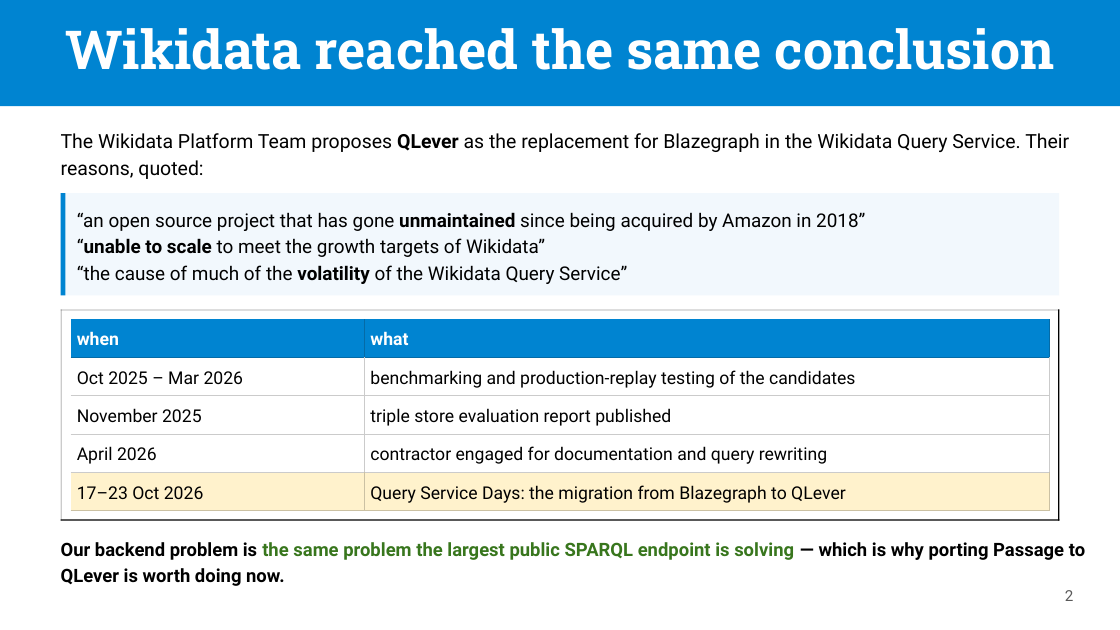
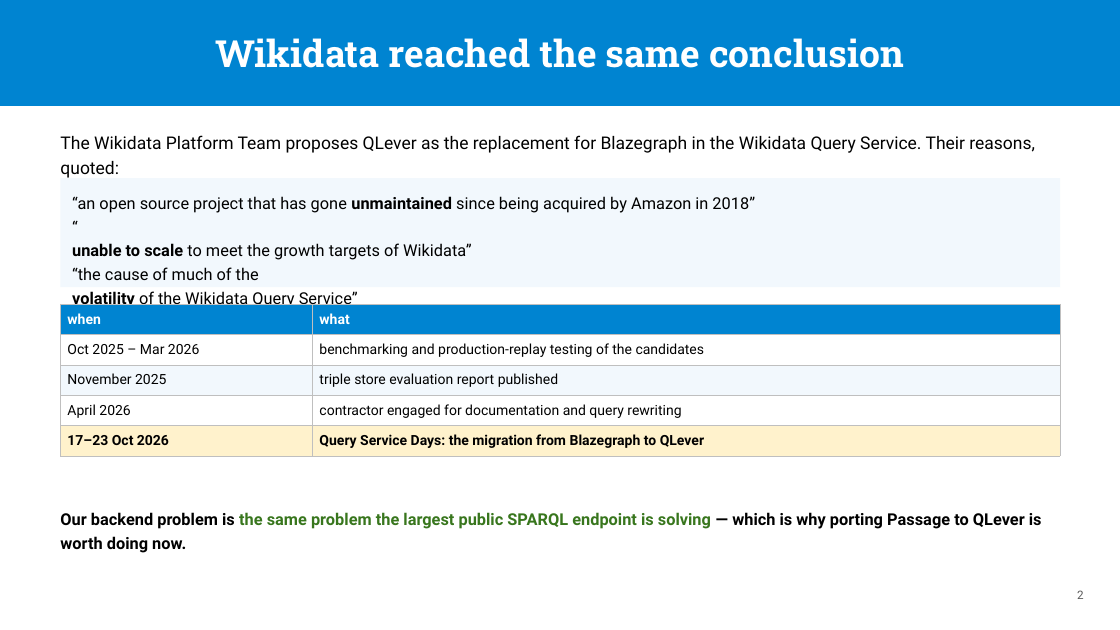
Before and after one commit to passage-org/passage, a slide deck: slide 2 of passage-qlever/slides/QLever as a Passage backend.pptx. Drawn at 1120x630 pixels with LibreOffice and Linux fonts; fonts in the diff are those of the drawing. Boxes give left, top, right and bottom in pixels: in the first picture for what was removed or moved away, otherwise in the second. Text is boxed around its words. In the diff, an @@ line names an element or a change of style, - is before the commit and + after.

```diff
--- a/passage-qlever/slides/QLever as a Passage backend.pptx
+++ b/passage-qlever/slides/QLever as a Passage backend.pptx
@@ rectangle removed at (0, 0, 1120, 106) @@
@@ rectangle added at (0, 0, 1120, 106), fill #0084D1 @@
@@ title "Wikidata reached the same conclusion": place and size @@
-title "Wikidata reached the same conclusion" at (65, 28, 1054, 70)
+title "Wikidata reached the same conclusion" at (215, 38, 904, 68)
@@ title "Wikidata reached the same conclusion" at (215, 38, 904, 68): size 46 to 32 pt; line spacing 50.6pt to 1; vertical alignment top to middle @@
@@ text "The Wikidata Platform Team proposes ..." at (60, 135, 1035, 178): size 16.7 to 15 pt; bold off in "QLever"; line spacing 23.4pt to 1.2 @@
@@ rectangle "“an open source project that ...": place and size @@
-rectangle "“an open source project that ..." at (60, 193, 1060, 296)
+rectangle "“an open source project that ..." at (60, 178, 1060, 287)
@@ line removed from (63, 193) to (63, 296) @@
@@ text in rectangle at (72, 196, 755, 213): size 16.1 to 14 pt in "“an open source project that has gone ..."; line spacing 22.6pt to 1.2 @@
@@ text in rectangle at (72, 243, 471, 309): text changed; size 16.1 to 14 pt @@
-“unable to scale to meet the growth targets of Wikidata”
-“the cause of much of the volatility of the Wikidata Query Service”
+“
+unable to scale to meet the growth targets of Wikidata”
+“the cause of much of the
+volatility of the Wikidata Query Service”
@@ table at (60, 304, 1060, 452) @@
@@ fill none to #FFFFFF in 4 cells @@
@@ fill none to #F2F8FD in row 3 @@
@@ size 15.2 to 12 pt @@
@@ bold on in "17–23 Oct 2026", "Query Service Days: the migration from Blazegraph ..." @@
@@ line spacing 21.2pt to 1 @@
@@ borders changed @@
@@ table: place and size @@
-table at (71, 319, 1050, 511)
+table at (60, 304, 1060, 452)
@@ line removed from (60, 310) to (1060, 310) @@
@@ line removed from (61, 309) to (61, 521) @@
@@ line removed from (1059, 309) to (1059, 521) @@
@@ text "Our backend problem is the ...": place and size @@
-text "Our backend problem is the ..." at (61, 542, 1085, 586)
+text "Our backend problem is the ..." at (60, 512, 1042, 553)
@@ text "Our backend problem is the ..." at (60, 512, 1042, 553): size 15.8 to 14 pt; line spacing 22.1pt to 1.2 @@
@@ line removed from (60, 520) to (1060, 520) @@
@@ page number: place and size @@
-page number at (1065, 590, 1074, 601)
+page number at (1077, 590, 1084, 599)
@@ page number at (1077, 590, 1084, 599): size 13 to 10 pt; line spacing 18.2pt to 1 @@
```
Also in this commit, not shown: 15 other slides changed, 2 other files.
